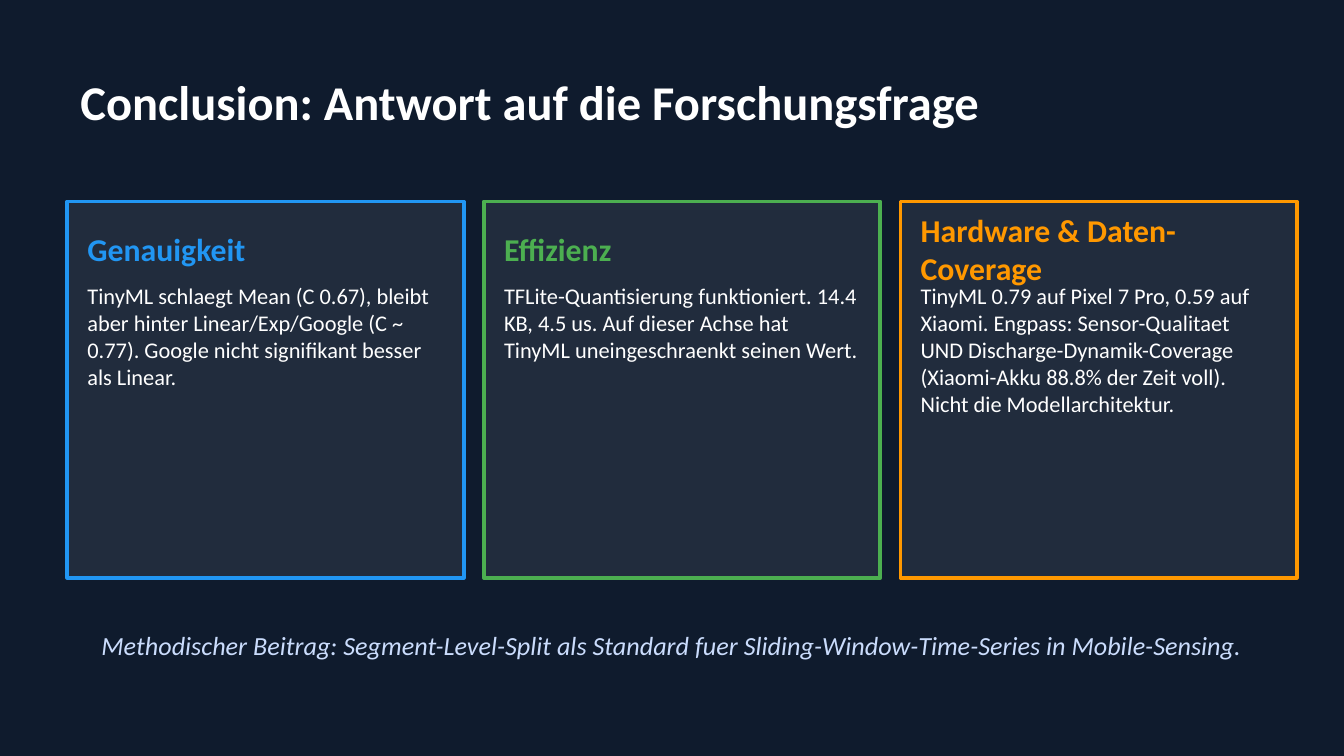
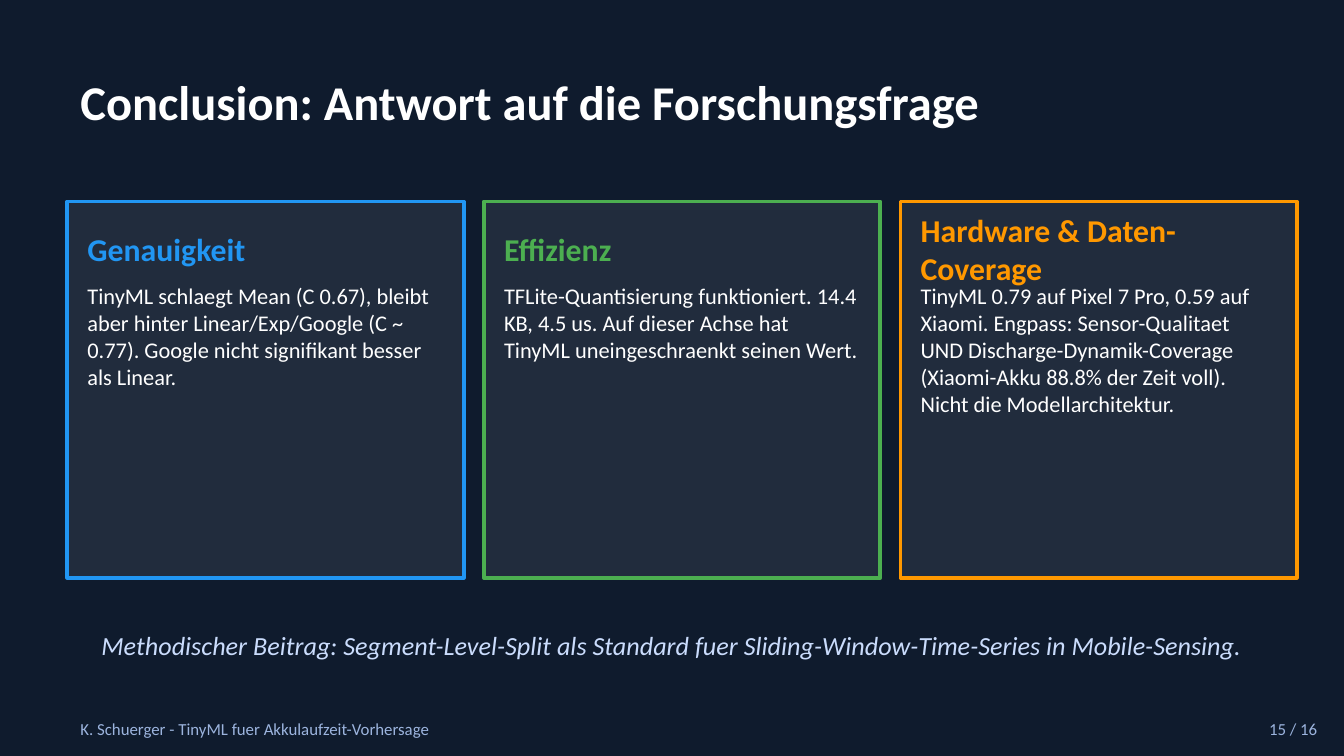
Before and after one commit to Keno-fsdf/HandyUsageRepo, a slide deck: slide 15 of paper/Paper_Verteidigung.pptx. Drawn at 1344x756 pixels with LibreOffice and Linux fonts; fonts in the diff are those of the drawing. Boxes give left, top, right and bottom in pixels: in the first picture for what was removed or moved away, otherwise in the second. Text is boxed around its words. In the diff, an @@ line names an element or a change of style, - is before the commit and + after.

```diff
--- a/paper/Paper_Verteidigung.pptx
+++ b/paper/Paper_Verteidigung.pptx
@@ text added at <box>80,723,429,738</box>, 9 pt, text #9CB4DE @@
+K. Schuerger - TinyML fuer Akkulaufzeit-Vorhersage
@@ text added at <box>1269,723,1317,735</box>, 9 pt, text #9CB4DE @@
+15 / 16
```
Also in this commit, not shown: 2 other slides changed, 1 slide added, 1 slide removed, 1 other file.
